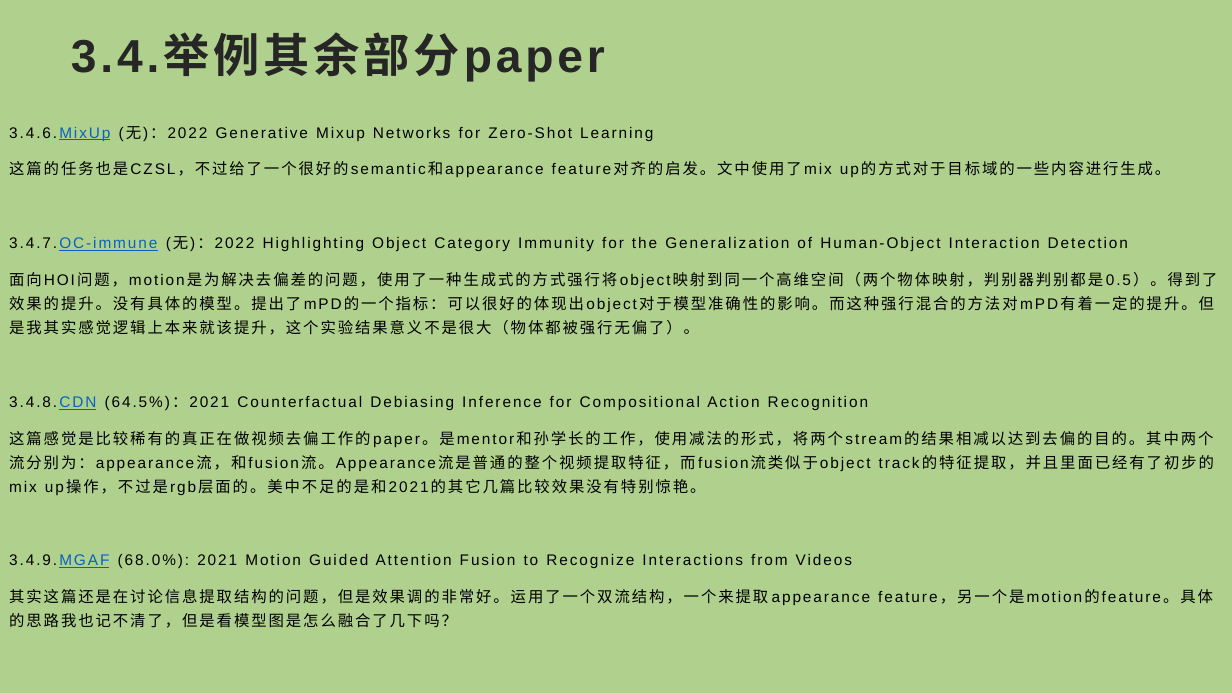
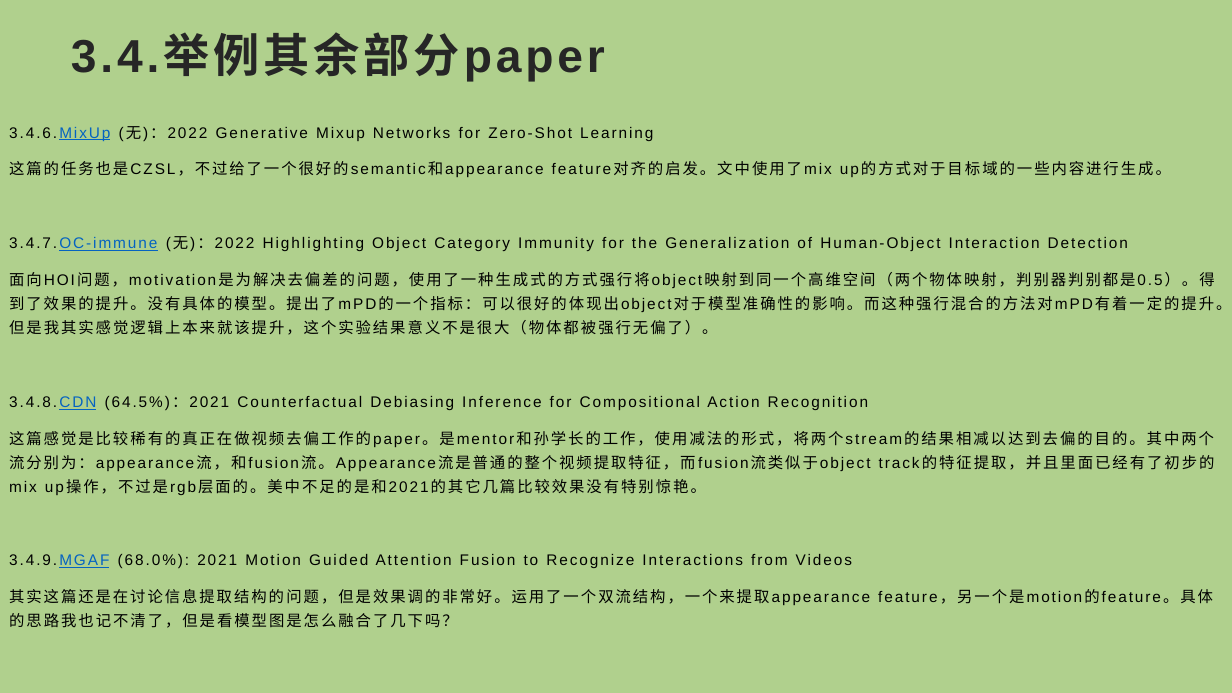
Before and after one commit to Randle-Github/paper-video-action-recognition, a slide deck: slide 11 of compositional action recognition survey.pptx. Drawn at 1232x693 pixels with LibreOffice and Linux fonts; fonts in the diff are those of the drawing. Boxes give left, top, right and bottom in pixels: in the first picture for what was removed or moved away, otherwise in the second. Text is boxed around its words. In the diff, an @@ line names an element or a change of style, - is before the commit and + after.

Commit message:
change

```diff
--- a/compositional action recognition survey.pptx
+++ b/compositional action recognition survey.pptx
@@ text at bbox=[9, 272, 1231, 335]: text changed @@
-面向HOI问题，motion是为解决去偏差的问题，使用了一种生成式的方式强行将object映射到同一个高维空间（两个物体映射，判别器判别都是0.5）。得到了效果的提升。没有具体的模型。提出了mPD的一个指标：可以很好的体现出object对于模型准确性的影响。而这种强行混合的方法对mPD有着一定的提升。但是我其实感觉逻辑上本来就该提升，这个实验结果意义不是很大（物体都被强行无偏了）。
+面向HOI问题，motivation是为解决去偏差的问题，使用了一种生成式的方式强行将object映射到同一个高维空间（两个物体映射，判别器判别都是0.5）。得到了效果的提升。没有具体的模型。提出了mPD的一个指标：可以很好的体现出object对于模型准确性的影响。而这种强行混合的方法对mPD有着一定的提升。但是我其实感觉逻辑上本来就该提升，这个实验结果意义不是很大（物体都被强行无偏了）。
```
Also in this commit, not shown: 2 other slides changed.
